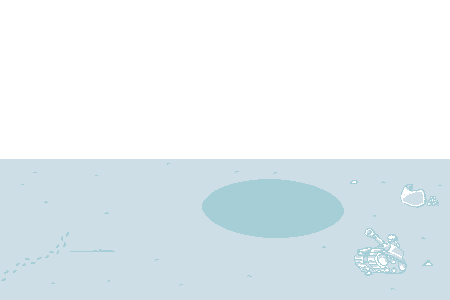
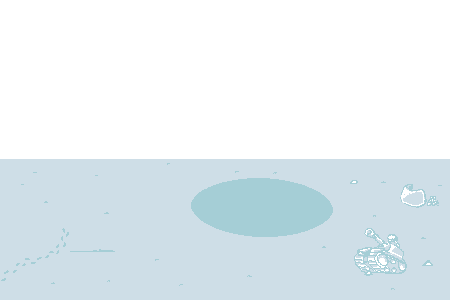
Layered file, before and after one edit (450x300). Changes by layer:
painted on "Layer 7" over [62,178,344,238]
